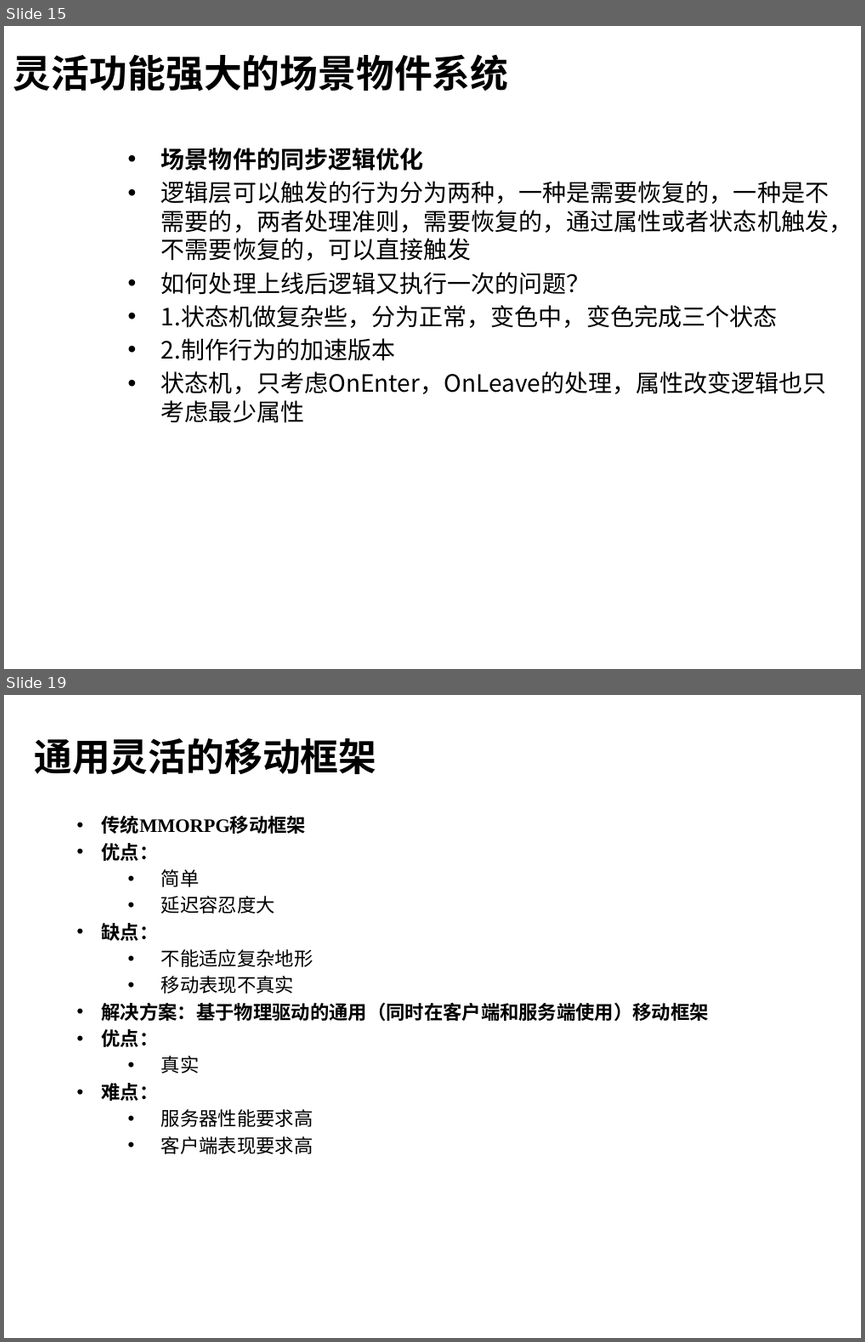
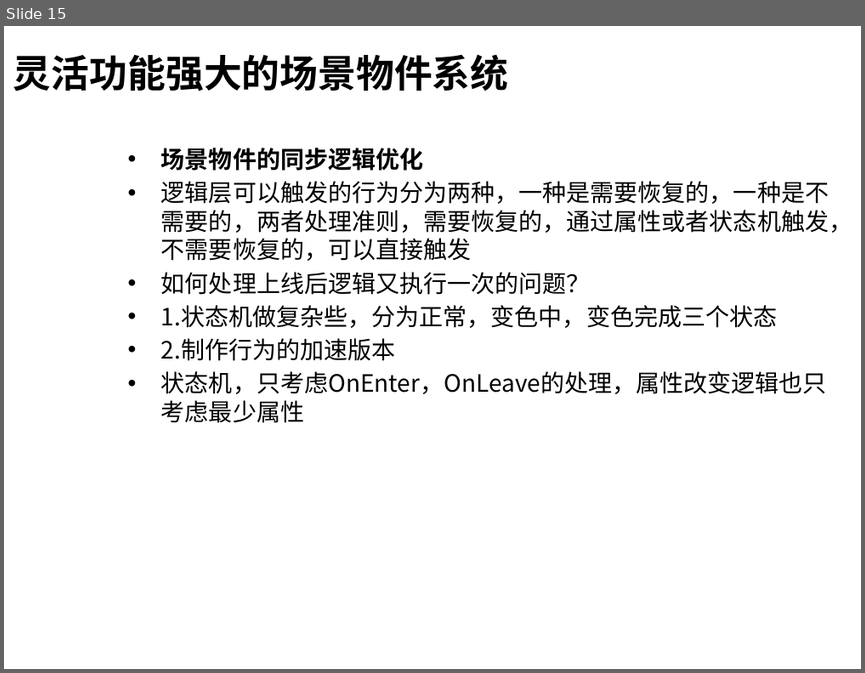
Before and after one commit to henryfung01/StreetFighter, a slide deck: Doc/whitebai.pptx. Shown one above the other, each under a label of ours: slides 15 and 19 before the commit, slide 15 after it; the slides between them are not shown. The pictures are 865x1342 and 865x673 pixels, drawn with LibreOffice and Linux fonts; fonts in the diff are those of the drawing; background and template pictures are left out. Boxes give left, top, right and bottom in pixels: in the first picture for what was removed or moved away, otherwise in the second. Text is boxed around its words. In the diff, an @@ line names an element or a change of style, - is before the commit and + after.

```diff
--- a/Doc/whitebai.pptx
+++ b/Doc/whitebai.pptx
@@ slide 19 removed at box(4, 695, 861, 1338), background picture (left out) @@
@@ title removed at box(34, 737, 376, 775) @@
-通用灵活的移动框架
@@ text removed at box(102, 816, 709, 1154) @@
-• 传统MMORPG移动框架
-• 优点：
-  • 简单
-  • 延迟容忍度大
-• 缺点：
-  • 不能适应复杂地形
-  • 移动表现不真实
-• 解决方案：基于物理驱动的通用（同时在客户端和服务端使用）移动框架
-• 优点：
-  • 真实
-• 难点：
-  • 服务器性能要求高
-  • 客户端表现要求高
```
Also in this commit, not shown: 5 slides changed, 4 slides added, 4 other slides removed.
